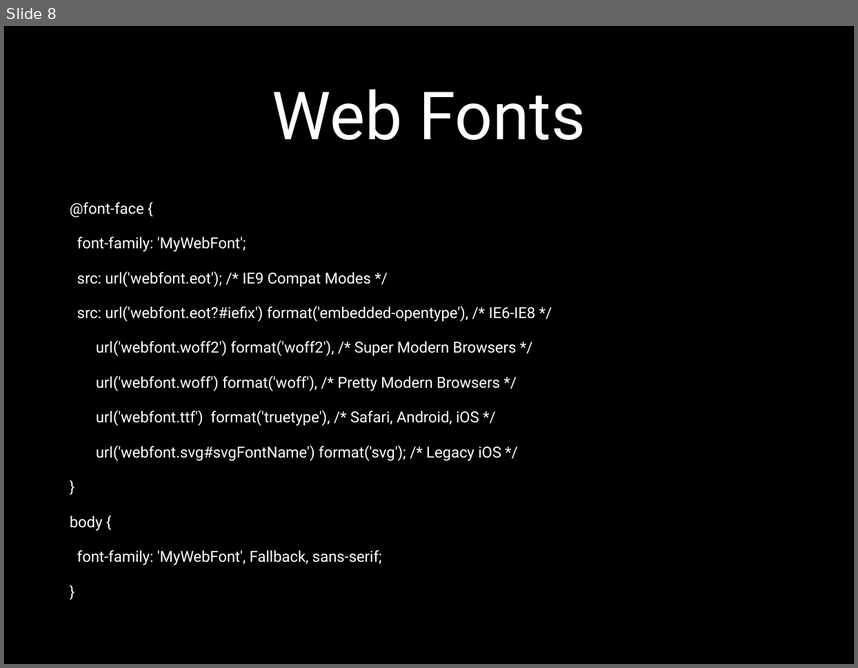
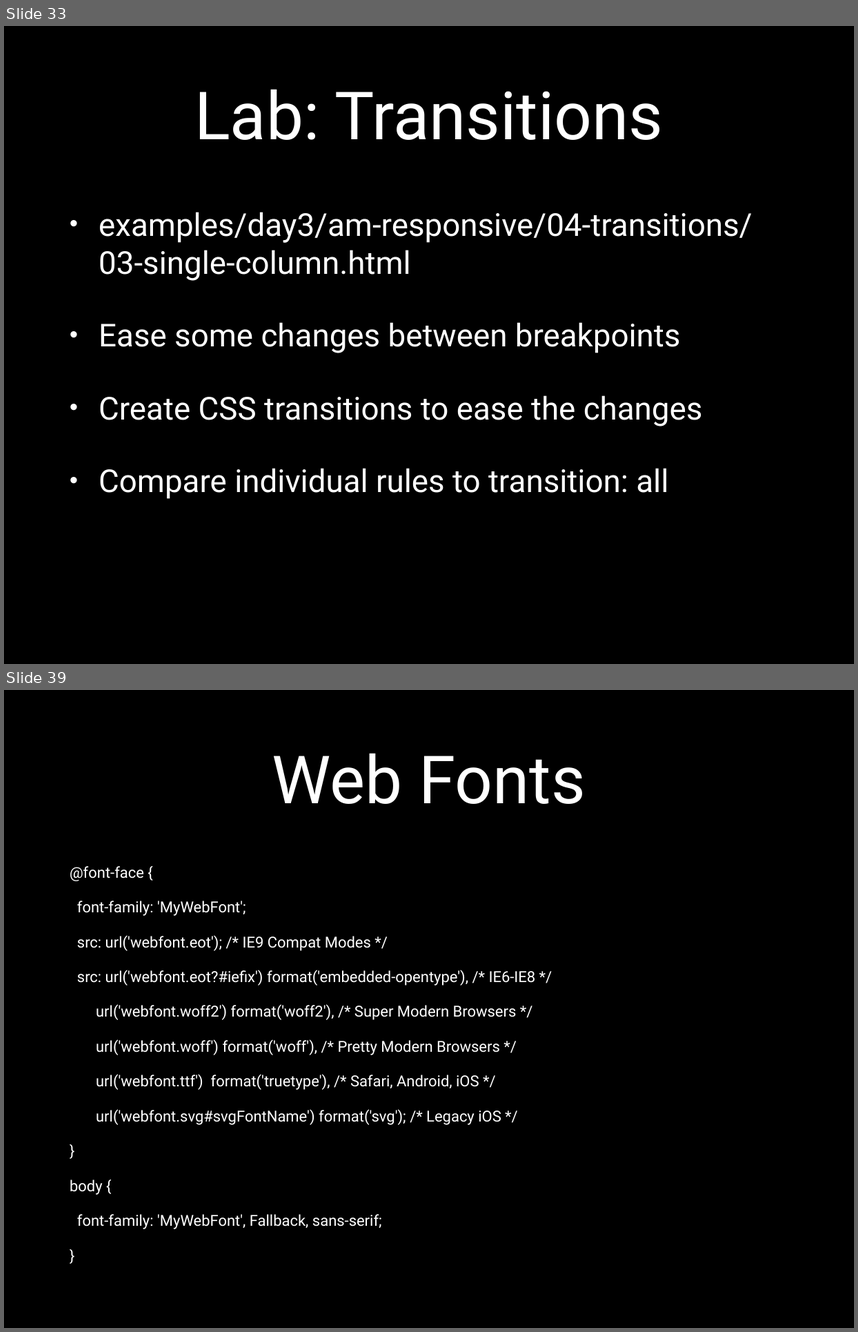
Before and after one commit to eliasjames/training-web-dev, a slide deck: intermediate-front-end/slides/powerpoint/day3.pptx. Shown one above the other, each under a label of ours: slide 8 before the commit, slides 33 and 39 after it; the slides between them are not shown. The pictures are 858x668 and 858x1332 pixels, drawn with LibreOffice and Linux fonts; fonts in the diff are those of the drawing. Boxes give left, top, right and bottom in pixels: in the first picture for what was removed or moved away, otherwise in the second. Text is boxed around its words. In the diff, an @@ line names an element or a change of style, - is before the commit and + after.

```diff
--- a/intermediate-front-end/slides/powerpoint/day3.pptx
+++ b/intermediate-front-end/slides/powerpoint/day3.pptx
@@ slide 33 added at <box>4,26,854,664</box>, background #000000 @@
@@ title added at <box>194,89,664,140</box>, 80 pt, text #FFFFFF @@
+Lab: Transitions
@@ text added at <box>99,212,752,499</box>, 38 pt, text #FFFFFF @@
+• examples/day3/am-responsive/04-transitions/03-single-column.html
+• Ease some changes between breakpoints
+• Create CSS transitions to ease the changes
+• Compare individual rules to transition: all
@@ what was slide 8 is now slide 39 @@
```
Also in this commit, not shown: 1 slide changed, 38 other slides added.
